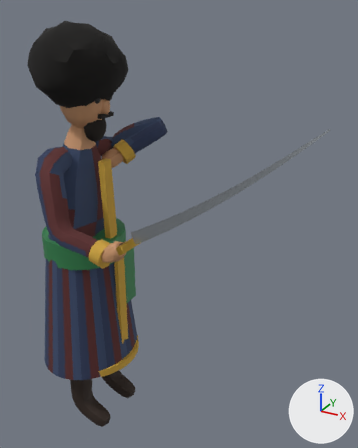
A saved change to the glTF model models/era2/ozbek_otliq.glb.
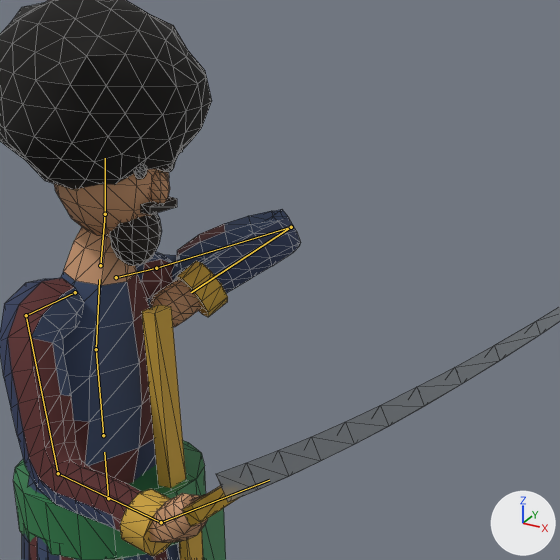
Each version is shown whole from a 50 mm camera at (1.368, -1.618, 1.936) aimed at (0.431, 0.087, 1.083), then close up on the part from 10% to 78% of the width and 6% to 60% of the height. The lights are fixed; the arrows at lower right show +X, +Y and +Z. The older version's two pictures come first. Both versions are drawn at frame 24 of the action 'Block'; the numbers are the values there. The bones that change, and the others that lie on the model, are drawn over the model as lines in the close-ups. The close-ups show mesh edges as thin lines.

Names of what the first close-up shows: 'Body', 'Sword'.
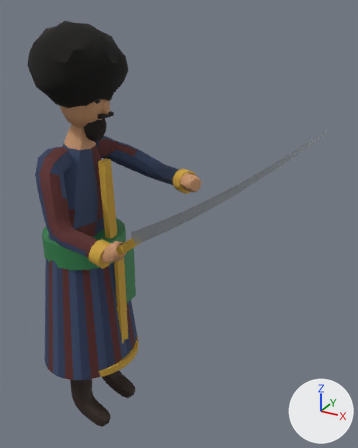
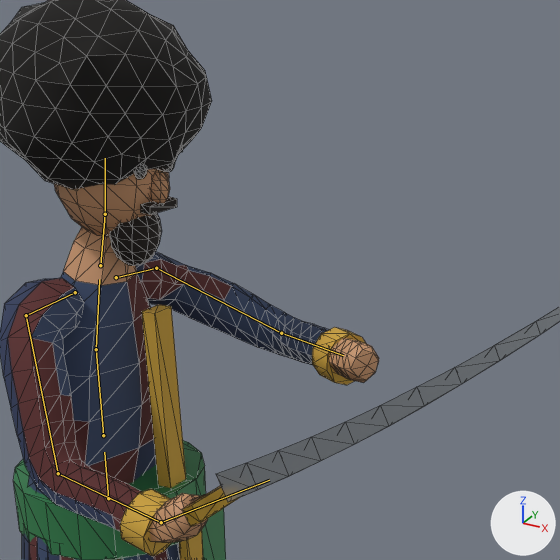
What differs and where, as boxes (x1, y1, x2, y2) in the close-ups (560 x 560 px):
'Body', posed: before (0, 0, 301, 560); after (0, 0, 379, 560)
bone 'UpperArm.L', root to tip: before (156, 268) to (291, 227); after (156, 268) to (281, 333)
bone 'ForeArm.L', root to tip: before (291, 227) to (191, 292); after (281, 333) to (343, 355)

Patch to the scene script:
```diff
--- a/models/era2/ozbek_otliq.glb.py
+++ b/models/era2/ozbek_otliq.glb.py
@@ bone_upperarm_l @@
 bone_upperarm_l = bpy.data.objects['Rig'].pose.bones['UpperArm.L']  # child of 'Shoulder.L'
-bone_upperarm_l.rotation_quaternion = (0.527, 0.103, -0.276, -0.797)  # degrees (34, -7, -115)
+bone_upperarm_l.rotation_quaternion = (0.829, 0.087, -0.135, -0.535)  # degrees (17, -7, -67)
@@ bone_forearm_l @@
 bone_forearm_l = bpy.data.objects['Rig'].pose.bones['ForeArm.L']  # child of 'UpperArm.L'
-bone_forearm_l.rotation_quaternion = (0.139, -0.825, 0.177, -0.518)  # degrees (-136, -54, -47)
+bone_forearm_l.rotation_quaternion = (0.807, -0.193, 0.387, -0.402)  # degrees (-45, 28, -65)
```
